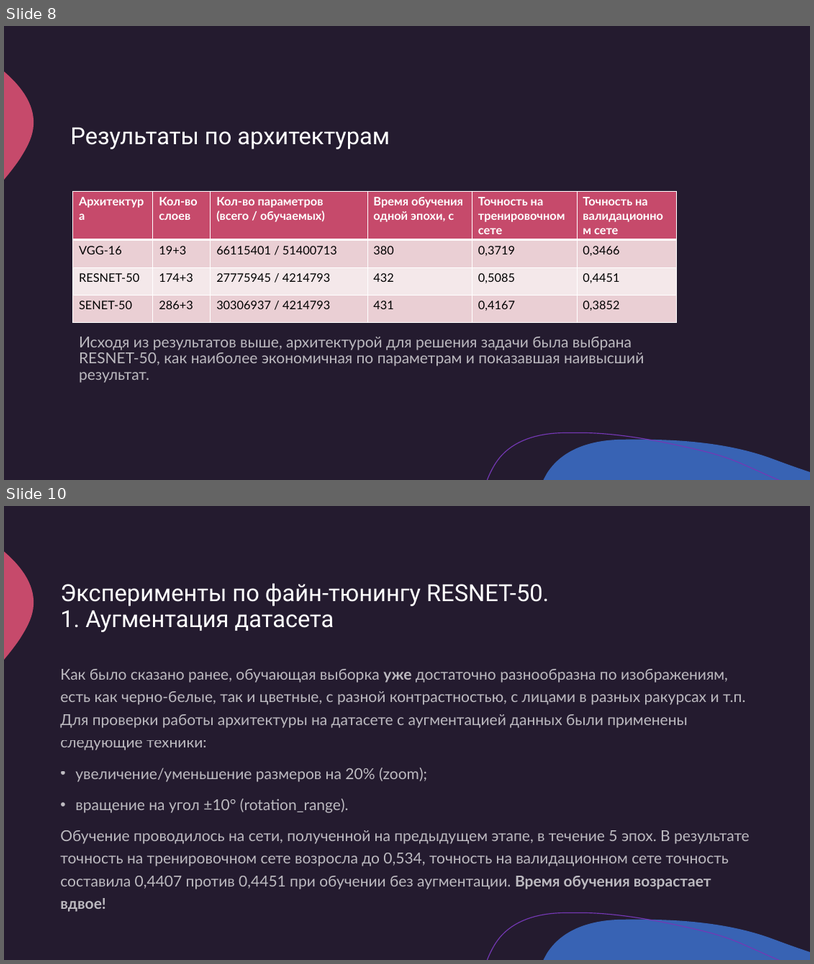
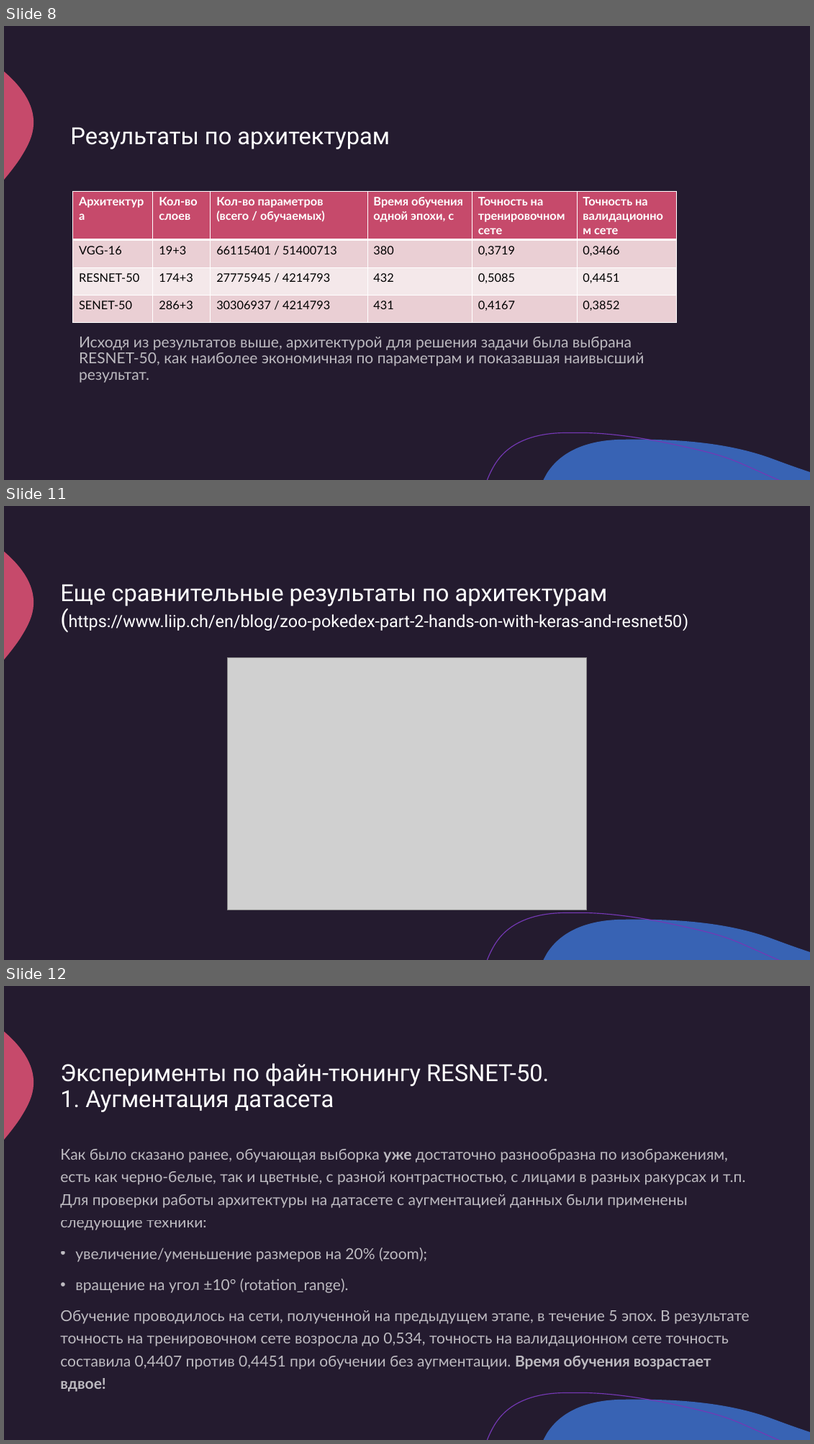
Before and after one commit to sempers/sb_nn, a slide deck: presentation_Bobchenkov.pptx. Shown one above the other, each under a label of ours: slides 8 and 10 before the commit, slides 8, 11 and 12 after it; the slides between them are not shown. The pictures are 814x964 and 814x1444 pixels, drawn with LibreOffice and Linux fonts; fonts in the diff are those of the drawing; grey boxes stand for pictures. Boxes give left, top, right and bottom in pixels: in the first picture for what was removed or moved away, otherwise in the second. Text is boxed around its words. In the diff, an @@ line names an element or a change of style, - is before the commit and + after.

```diff
--- a/presentation_Bobchenkov.pptx
+++ b/presentation_Bobchenkov.pptx
@@ slide 11 added at bbox=[4, 506, 810, 960], background #241B2F; not listed: 3 template elements that a slide beside it also shows @@
@@ title added at bbox=[60, 584, 689, 631], 20 pt, text #FFFFFF @@
+Еще сравнительные результаты по архитектурам
+(https://www.liip.ch/en/blog/zoo-pokedex-part-2-hands-on-with-keras-and-resnet50)
@@ picture added at bbox=[227, 657, 586, 910] @@
@@ what was slide 10 is now slide 12 @@
```
Also in this commit, not shown: 1 slide changed, 1 other slide added, 3 other files.
